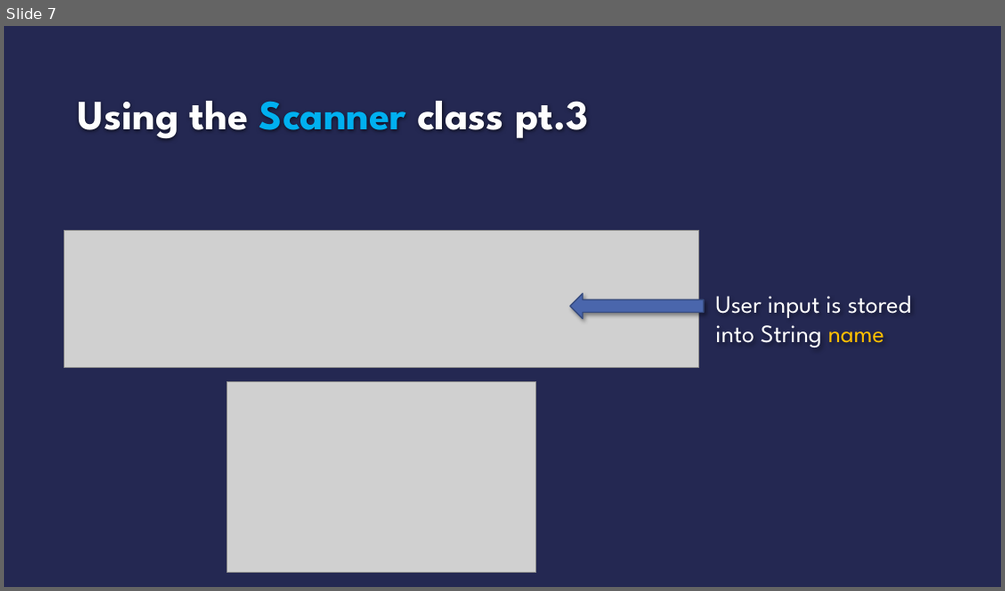
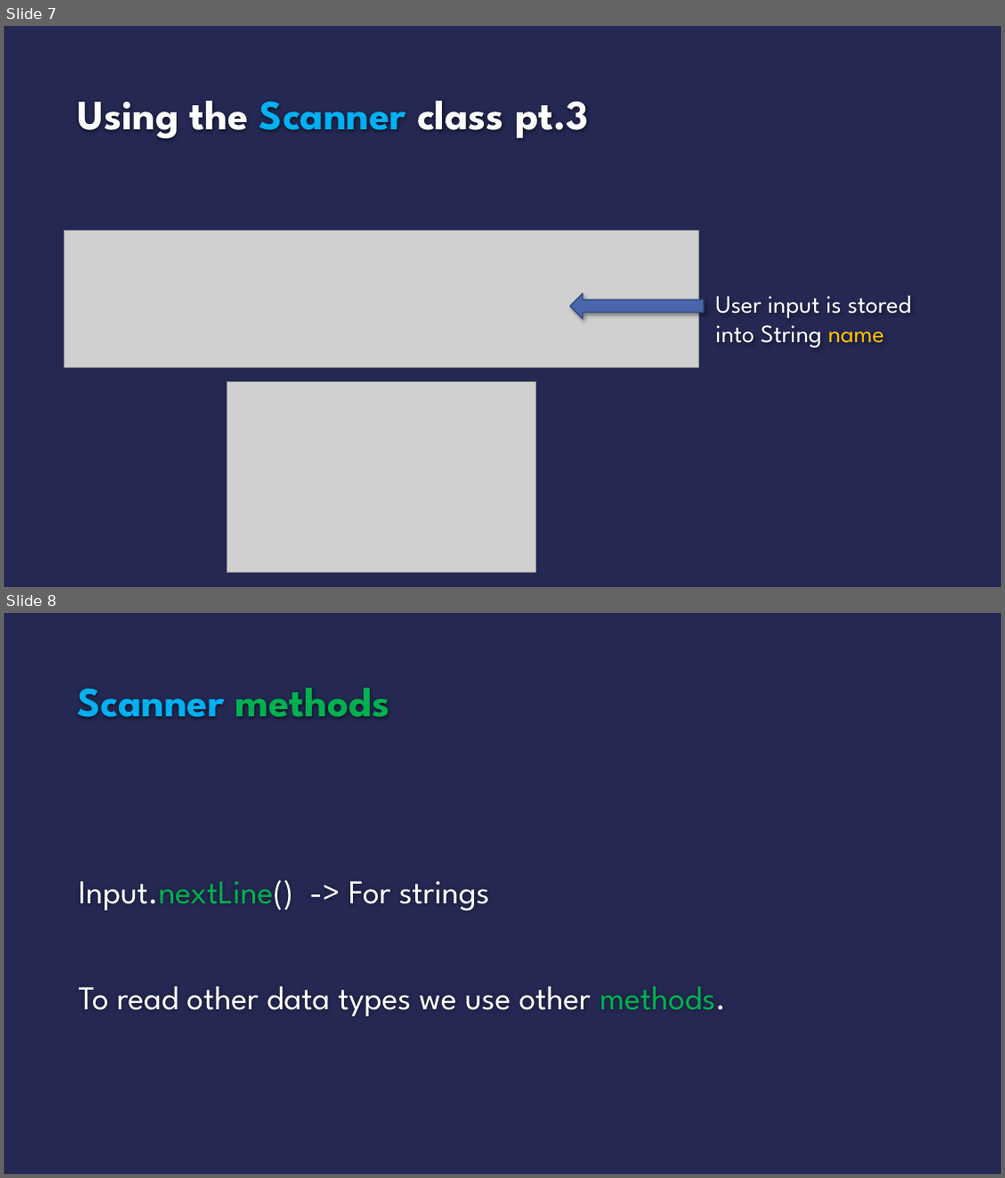
Before and after one commit to msantiago9/Marj, a slide deck: static/ppts/AP4-1.pptx. Shown one above the other, each under a label of ours: slide 7 before the commit, slides 7 and 8 after it. The pictures are 1005x591 and 1005x1178 pixels, drawn with LibreOffice and Linux fonts; fonts in the diff are those of the drawing; grey boxes stand for pictures; background and template pictures are left out. Boxes give left, top, right and bottom in pixels: in the first picture for what was removed or moved away, otherwise in the second. Text is boxed around its words. In the diff, an @@ line names an element or a change of style, - is before the commit and + after.

```diff
--- a/static/ppts/AP4-1.pptx
+++ b/static/ppts/AP4-1.pptx
@@ slide 8 added at (4, 613, 1001, 1174), background #242852 @@
@@ title added at (78, 688, 390, 717), 40 pt, text #00B0F0, bold @@
+Scanner methods
@@ text added at (79, 880, 726, 1016), 32 pt, text #FFFFFF @@
+Input.nextLine() -> For strings
+To read other data types we use other methods.
```
Also in this commit, not shown: 1 slide changed, 5 other slides added, 5 other files.
